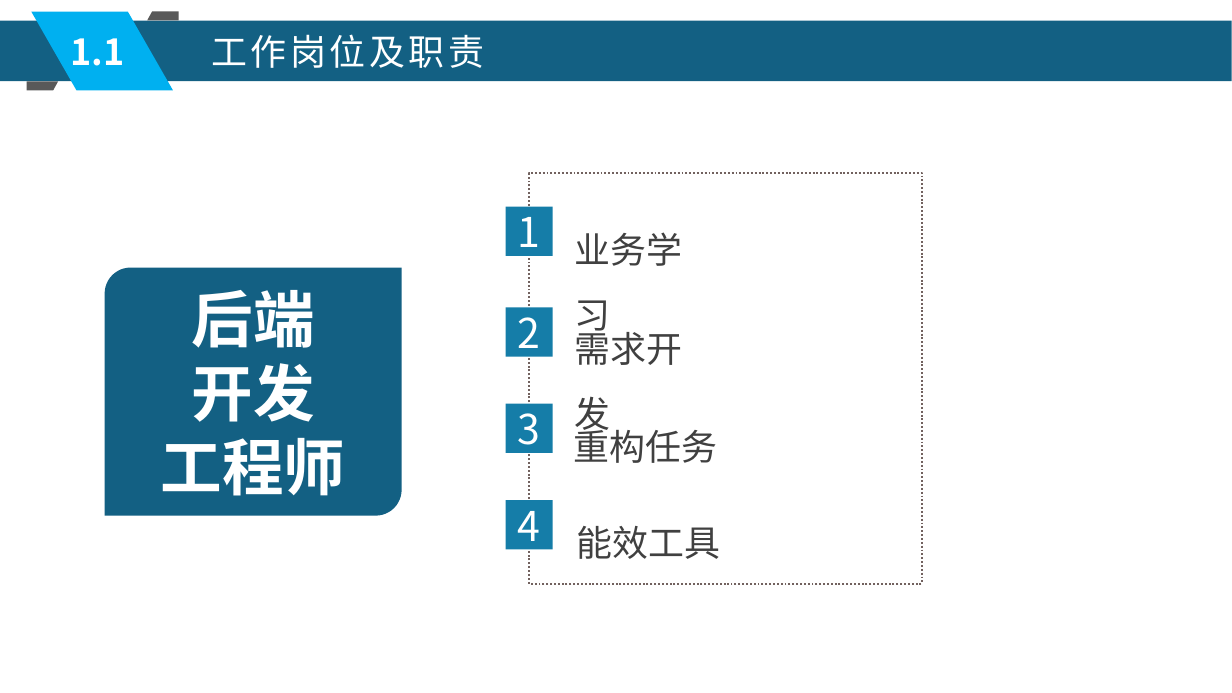
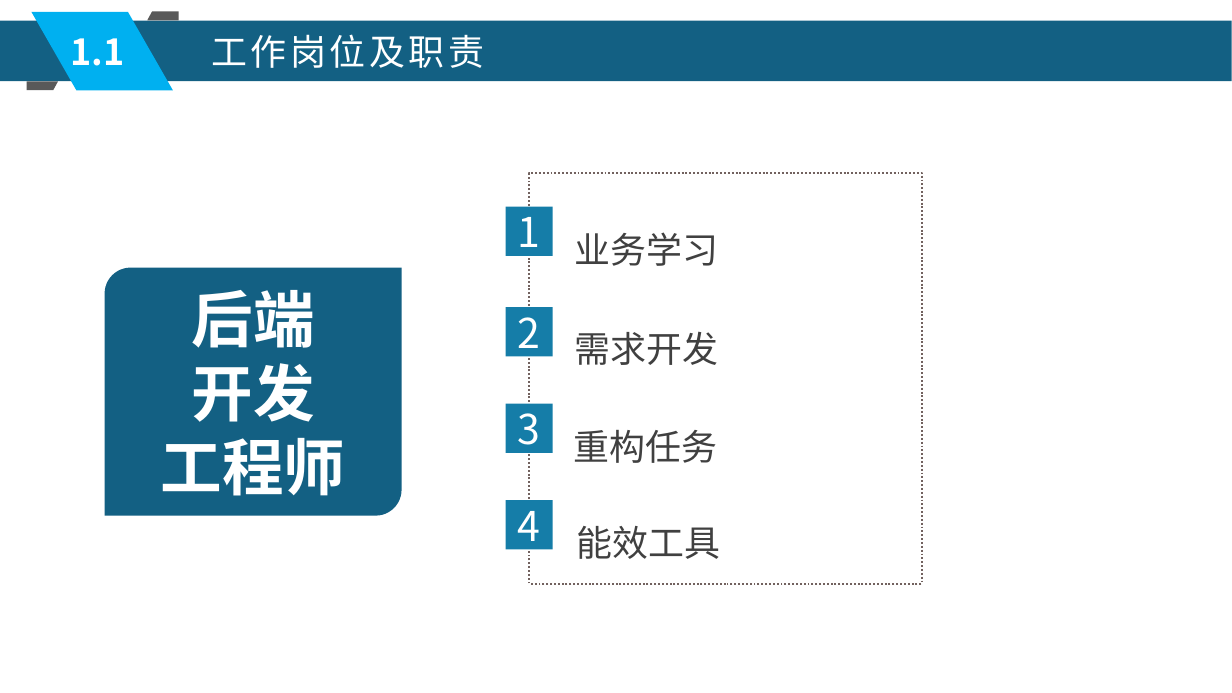
Before and after one commit to xljnc/husky-starter, a slide deck: slide 4 of doc/zzdb.pptx. Drawn at 1232x693 pixels with LibreOffice and Linux fonts; fonts in the diff are those of the drawing. Boxes give left, top, right and bottom in pixels: in the first picture for what was removed or moved away, otherwise in the second. Text is boxed around its words. In the diff, an @@ line names an element or a change of style, - is before the commit and + after.

```diff
--- a/doc/zzdb.pptx
+++ b/doc/zzdb.pptx
@@ text "业务学习" rewrapped from (575,232,683,338) to (575,232,719,266) @@
@@ text "需求开发" rewrapped from (575,326,683,437) to (575,331,719,365) @@
@@ text "重构任务" rewrapped from (574,424,718,463) to (574,430,718,463) @@
```
Also in this commit, not shown: 10 other slides changed, 1 slide removed.
